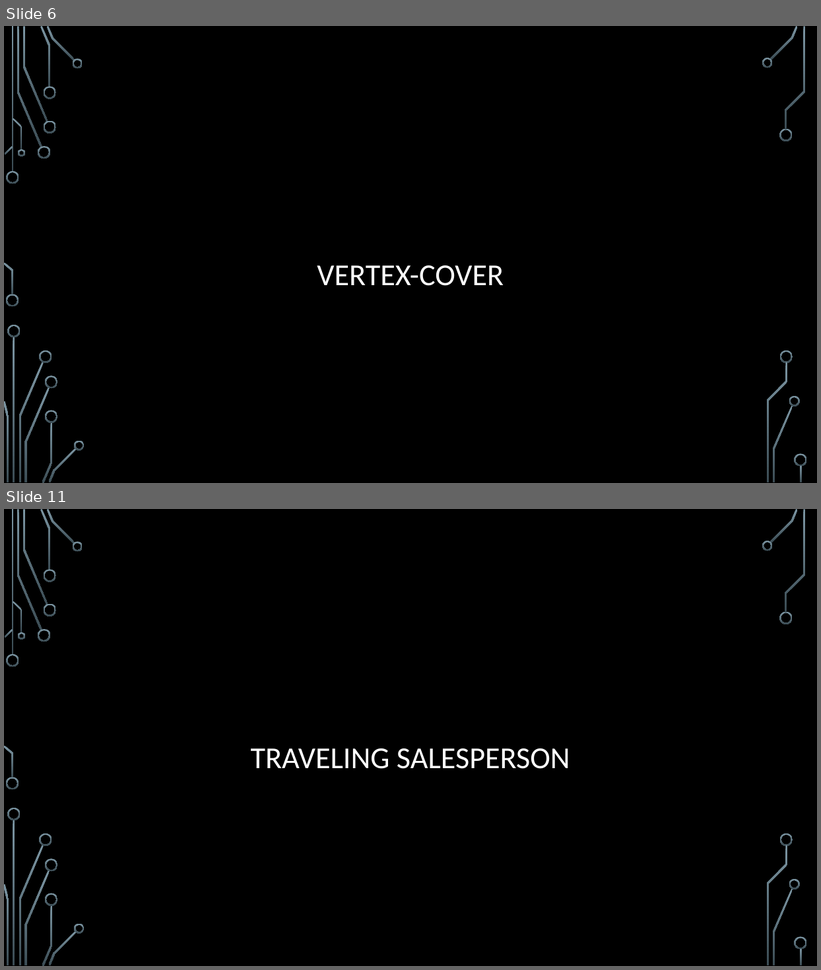
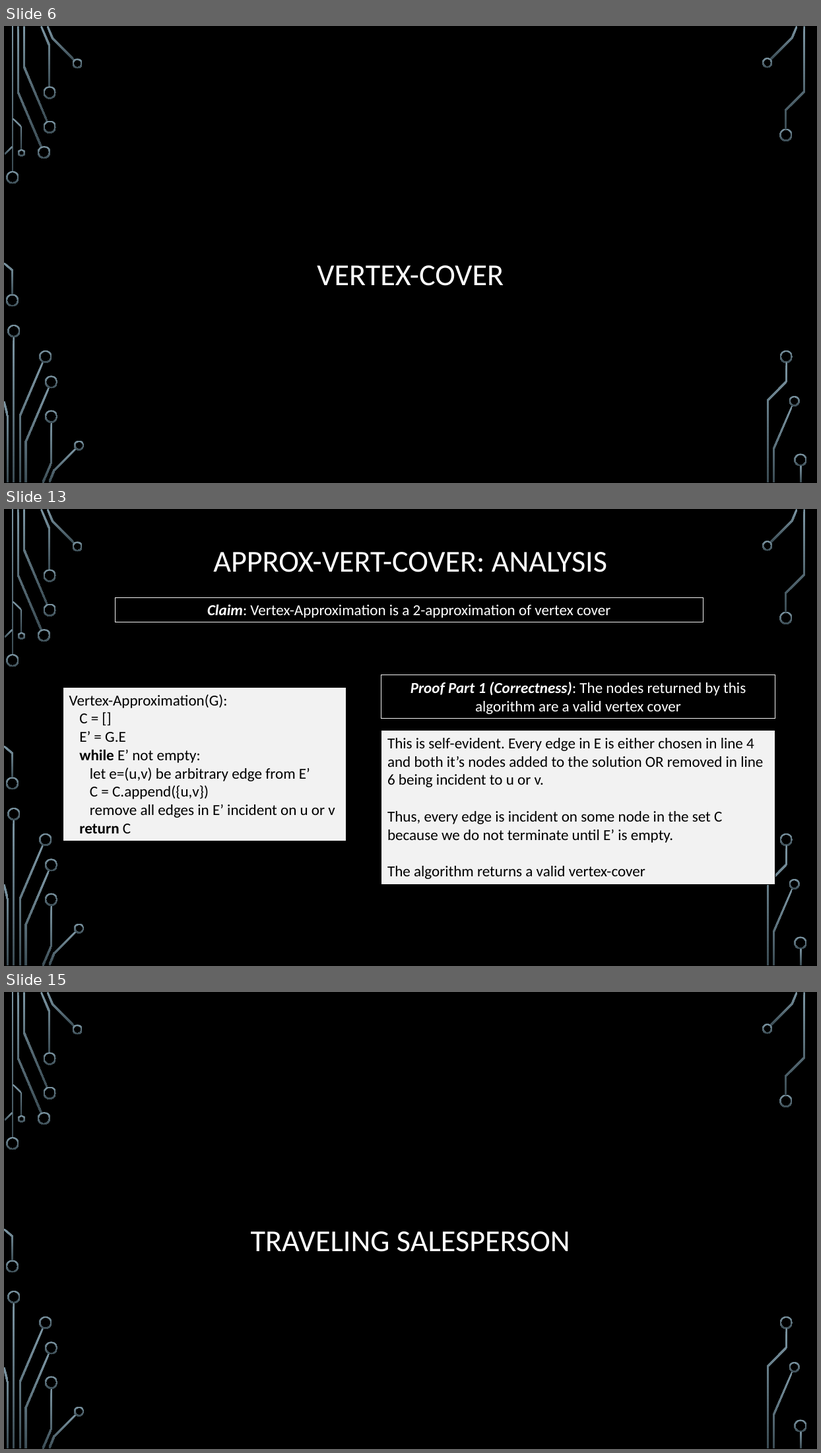
Before and after one commit to janiceeguo/advAlgo, a slide deck: slides/Approx-01-Intro.pptx. Shown one above the other, each under a label of ours: slides 6 and 11 before the commit, slides 6, 13 and 15 after it; the slides between them are not shown. The pictures are 821x970 and 821x1453 pixels, drawn with LibreOffice and Linux fonts; fonts in the diff are those of the drawing; background and template pictures are left out. Boxes give left, top, right and bottom in pixels: in the first picture for what was removed or moved away, otherwise in the second. Text is boxed around its words. In the diff, an @@ line names an element or a change of style, - is before the commit and + after.

```diff
--- a/slides/Approx-01-Intro.pptx
+++ b/slides/Approx-01-Intro.pptx
@@ slide 13 added at [4,509,817,966], background picture (left out); not listed: 36 template elements that a slide beside it also shows @@
@@ title added at [213,552,607,572], 36 pt, text #FFFFFF @@
+APPROX-VERT-COVER: ANALYSIS
@@ rectangle added at [115,597,704,622], outline #F2F2F2 0.75 pt, 18 pt, text #FFFFFF @@
+Claim: Vertex-Approximation is a 2-approximation of vertex cover
@@ rectangle added at [382,675,776,719], outline #F2F2F2 0.75 pt, 18 pt, text #FFFFFF @@
+Proof Part 1 (Correctness): The nodes returned by this algorithm are a valid vertex cover
@@ rectangle added at [63,688,346,842], fill #F2F2F2, outline #000000 0.75 pt, 18 pt, text #000000 @@
+Vertex-Approximation(G):
+C = []
+E’ = G.E
+while E’ not empty:
+let e=(u,v) be arbitrary edge from E’
+C = C.append({u,v})
+remove all edges in E’ incident on u or v
+return C
@@ rectangle added at [382,731,776,885], fill #F2F2F2, outline #000000 0.75 pt, 18 pt, text #000000 @@
+This is self-evident. Every edge in E is either chosen in line 4 and both it’s nodes added to the solution OR removed in line 6 being incident to u or v.
+Thus, every edge is incident on some node in the set C because we do not terminate until E’ is empty.
+The algorithm returns a valid vertex-cover
@@ what was slide 11 is now slide 15 @@
```
Also in this commit, not shown: 9 other slides added, 6 slides removed, 2 other files.
